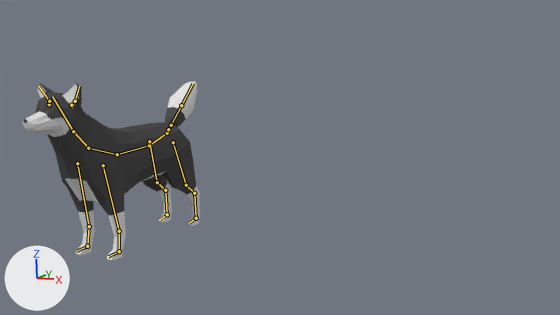
Renders of the Blender file PocketPup/Assets/Wolf.blend from each side of a commit.
Both versions are drawn from the file's camera 'Camera'. Every picture has the same lights, and +X, +Y and +Z are marked at lower left. The bones that bend it are drawn over the model as lines.
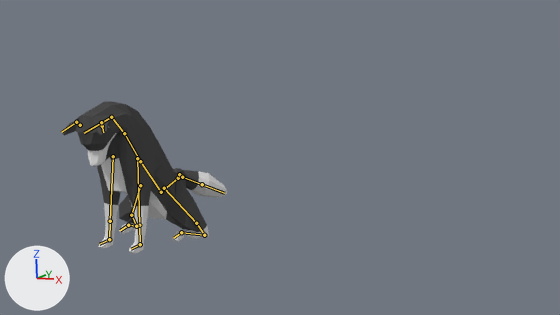
The newer file adds an action. The first version stands in its rest pose; the second is drawn at frame 10 of the action 'Sad'.

Location of each change, (x1, y1, x2, y2) in pixels of the pictures (560 x 315 px):
'Cylinder', posed (7% narrower, 15% shorter)
    before: (23, 81, 200, 261)
    after: (63, 101, 227, 253)
bone 'Hip', root to tip
    before: (167, 133) to (149, 145)
    after: (178, 178) to (161, 192)
bone 'RThigh.L', root to tip
    before: (173, 142) to (186, 185)
    after: (164, 188) to (196, 223)
bone 'TailBase', root to tip
    before: (168, 129) to (171, 125)
    after: (179, 174) to (182, 177)
bone 'Tail1', root to tip
    before: (171, 125) to (181, 105)
    after: (182, 177) to (202, 184)
bone 'Spine', root to tip
    before: (149, 145) to (117, 154)
    after: (161, 192) to (140, 161)
bone 'Ribcage', root to tip
    before: (117, 154) to (88, 148)
    after: (140, 161) to (124, 133)
bone 'FThigh.L', root to tip
    before: (103, 165) to (119, 231)
    after: (137, 158) to (139, 225)
bone 'Neck', root to tip
    before: (88, 148) to (73, 131)
    after: (124, 133) to (111, 117)
bone 'Head', root to tip
    before: (73, 131) to (52, 96)
    after: (111, 117) to (84, 133)
bone 'Ear.L', root to tip
    before: (75, 101) to (79, 86)
    after: (101, 122) to (103, 132)
bone 'Ear.R', root to tip
    before: (49, 101) to (38, 86)
    after: (76, 122) to (61, 132)
bone 'FThigh.R', root to tip
    before: (77, 163) to (89, 226)
    after: (113, 156) to (110, 221)
bone 'RThigh.R', root to tip
    before: (149, 141) to (157, 182)
    after: (140, 185) to (131, 215)

The change, as a diff of the scene's bpy script:
```diff
--- a/PocketPup/Assets/Wolf.blend.py
+++ b/PocketPup/Assets/Wolf.blend.py
@@ bone_hip @@
 bone_hip = bpy.data.objects['DogArmature'].pose.bones['Hip']  # child of 'Master'
-bone_hip.location = (0.0, 0.0, 0.0)
+bone_hip.location = (0.0, 0.04, 1.43)
@@ bone_rthigh_l @@
 bone_rthigh_l = bpy.data.objects['DogArmature'].pose.bones['RThigh.L']  # child of 'Hip'
-bone_rthigh_l.location = (0.0, 0.0, 0.0)
+bone_rthigh_l.location = (0.03, -0.43, -0.8)
@@ bone_tailbase @@
 bone_tailbase = bpy.data.objects['DogArmature'].pose.bones['TailBase']  # child of 'Hip'
-bone_tailbase.rotation_quaternion = (1.0, 0.0, 0.0, 0.0)  # degrees (0, 0, 0)
+bone_tailbase.rotation_quaternion = (0.786, -0.618, 0.0, 0.0)  # degrees (-76, 0, 0)
@@ bone_tail1 @@
 bone_tail1 = bpy.data.objects['DogArmature'].pose.bones['Tail1']  # child of 'TailBase'
-bone_tail1.rotation_quaternion = (1.0, 0.0, 0.0, 0.0)  # degrees (0, 0, 0)
+bone_tail1.rotation_quaternion = (0.967, 0.0, -0.174, -0.184)  # degrees (4, -20, -22)
@@ bone_spine @@
 bone_spine = bpy.data.objects['DogArmature'].pose.bones['Spine']  # child of 'Hip'
-bone_spine.rotation_quaternion = (1.0, 0.0, 0.0, 0.0)  # degrees (0, 0, 0)
+bone_spine.rotation_quaternion = (0.889, -0.459, 0.0, 0.0)  # degrees (-55, 0, 0)
@@ bone_ribcage @@
 bone_ribcage = bpy.data.objects['DogArmature'].pose.bones['Ribcage']  # child of 'Spine'
-bone_ribcage.rotation_quaternion = (1.0, 0.0, 0.0, 0.0)  # degrees (0, 0, 0)
+bone_ribcage.rotation_quaternion = (0.99, 0.142, 0.0, 0.0)  # degrees (16, 0, 0)
@@ bone_fthigh_l @@
 bone_fthigh_l = bpy.data.objects['DogArmature'].pose.bones['FThigh.L']  # child of 'Ribcage'
-bone_fthigh_l.location = (0.0, 0.0, 0.0)
+bone_fthigh_l.location = (-0.01, 0.16, 0.34)
@@ bone_neck @@
 bone_neck = bpy.data.objects['DogArmature'].pose.bones['Neck']  # child of 'Ribcage'
-bone_neck.rotation_quaternion = (1.0, 0.0, 0.0, 0.0)  # degrees (0, 0, 0)
+bone_neck.rotation_quaternion = (0.951, 0.311, -0.001, 0.0)  # degrees (36, 0, 0)
@@ bone_head @@
 bone_head = bpy.data.objects['DogArmature'].pose.bones['Head']  # child of 'Neck'
-bone_head.rotation_quaternion = (1.0, 0.0, 0.0, 0.0)  # degrees (0, 0, 0)
+bone_head.rotation_quaternion = (0.786, 0.619, 0.002, 0.0)  # degrees (76, 0, 0)
@@ bone_ear_l @@
 bone_ear_l = bpy.data.objects['DogArmature'].pose.bones['Ear.L']  # child of 'EarBase.L'
-bone_ear_l.rotation_quaternion = (1.0, 0.0, 0.0, 0.0)  # degrees (0, 0, 0)
+bone_ear_l.rotation_quaternion = (0.935, 0.291, 0.198, -0.032)  # degrees (35, 23, 3)
@@ bone_ear_r @@
 bone_ear_r = bpy.data.objects['DogArmature'].pose.bones['Ear.R']  # child of 'EarBase.R'
-bone_ear_r.rotation_quaternion = (1.0, 0.0, 0.0, 0.0)  # degrees (0, 0, 0)
+bone_ear_r.rotation_quaternion = (0.935, 0.291, -0.198, -0.032)  # degrees (37, -21, -11)
@@ bone_fthigh_r @@
 bone_fthigh_r = bpy.data.objects['DogArmature'].pose.bones['FThigh.R']  # child of 'Ribcage'
-bone_fthigh_r.location = (0.0, 0.0, 0.0)
+bone_fthigh_r.location = (0.01, 0.16, 0.34)
@@ bone_rthigh_r @@
 bone_rthigh_r = bpy.data.objects['DogArmature'].pose.bones['RThigh.R']  # child of 'Hip'
-bone_rthigh_r.location = (0.0, 0.0, 0.0)
+bone_rthigh_r.location = (-0.03, -0.43, -0.8)
@@ bone_ffootik_l @@
 bone_ffootik_l = bpy.data.objects['DogArmature'].pose.bones['FFootIK.L']  # child of 'Master'
-bone_ffootik_l.location = (0.0, 0.0, 0.0)
+bone_ffootik_l.location = (0.0, -0.78, 0.1)
@@ bone_rfootik_l @@
 bone_rfootik_l = bpy.data.objects['DogArmature'].pose.bones['RFootIK.L']  # child of 'Master'
-bone_rfootik_l.location = (0.0, 0.0, 0.0)
+bone_rfootik_l.location = (0.41, 1.25, -0.16)
@@ bone_ffootik_r @@
 bone_ffootik_r = bpy.data.objects['DogArmature'].pose.bones['FFootIK.R']  # child of 'Master'
-bone_ffootik_r.location = (0.0, 0.0, 0.0)
+bone_ffootik_r.location = (0.0, -0.78, 0.1)
@@ bone_rfootik_r @@
 bone_rfootik_r = bpy.data.objects['DogArmature'].pose.bones['RFootIK.R']  # child of 'Master'
-bone_rfootik_r.location = (0.0, 0.0, 0.0)
+bone_rfootik_r.location = (-0.41, 1.25, -0.16)
```
